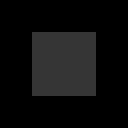
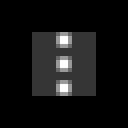
Revision of a layered w=128, h=128 image; what changed, layer by layer:
pixels changed over [56, 32, 72, 96] (layer not identified)
